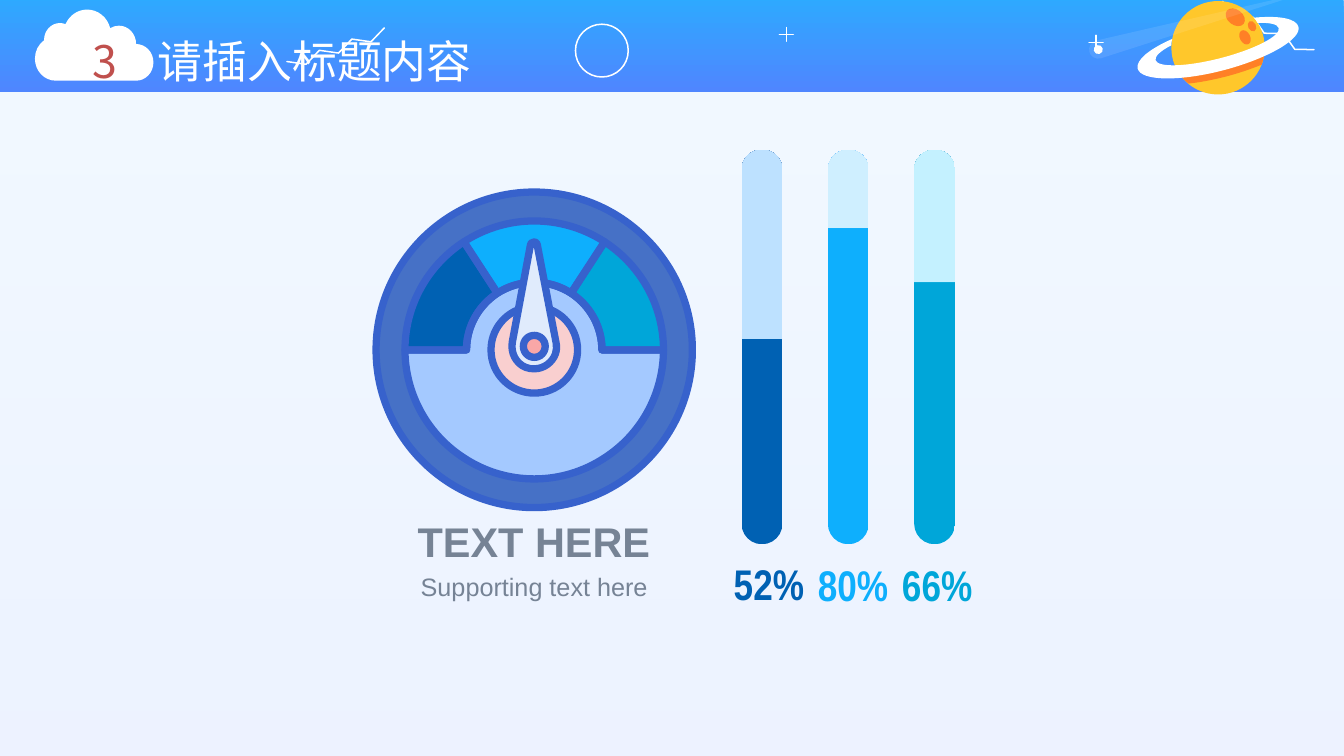
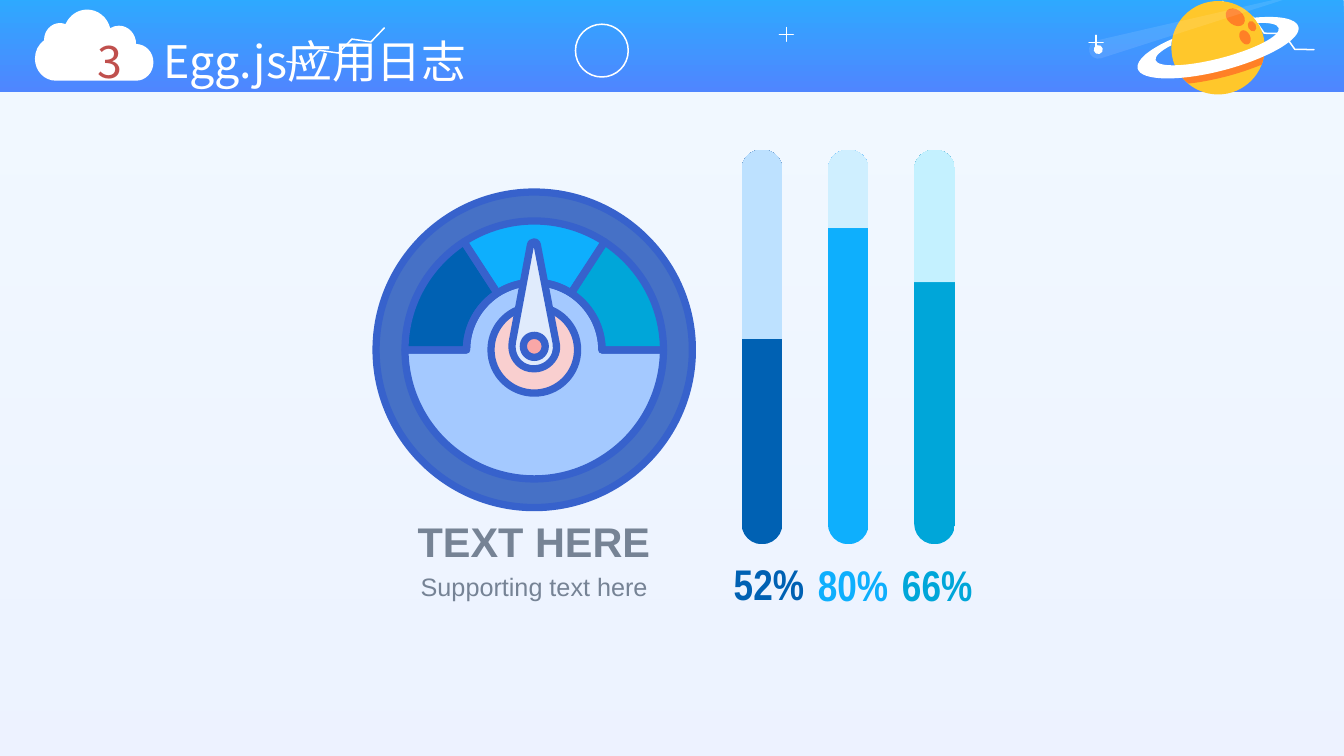
Before and after one commit to xtsong/egg-project, a slide deck: slide 23 of doc/探索eggjs.pptx (slide 18 before the commit). Drawn at 1344x756 pixels with LibreOffice and Linux fonts; fonts in the diff are those of the drawing. Boxes give left, top, right and bottom in pixels: in the first picture for what was removed or moved away, otherwise in the second. Text is boxed around its words. In the diff, an @@ line names an element or a change of style, - is before the commit and + after.

```diff
--- a/doc/探索eggjs.pptx
+++ b/doc/探索eggjs.pptx
@@ text at (98, 33, 466, 90): text changed @@
-3 请插入标题内容
+3 Egg.js应用日志
```
Also in this commit, not shown: 14 other slides changed, 14 slides added, 14 slides removed, 12 other files.
